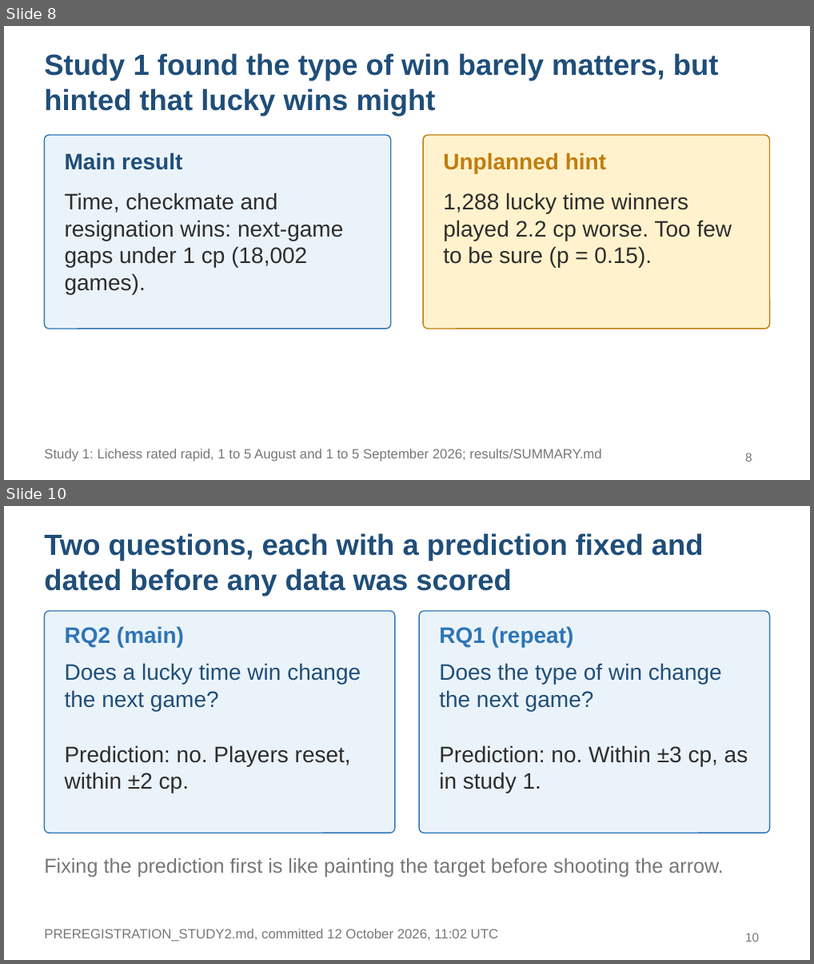
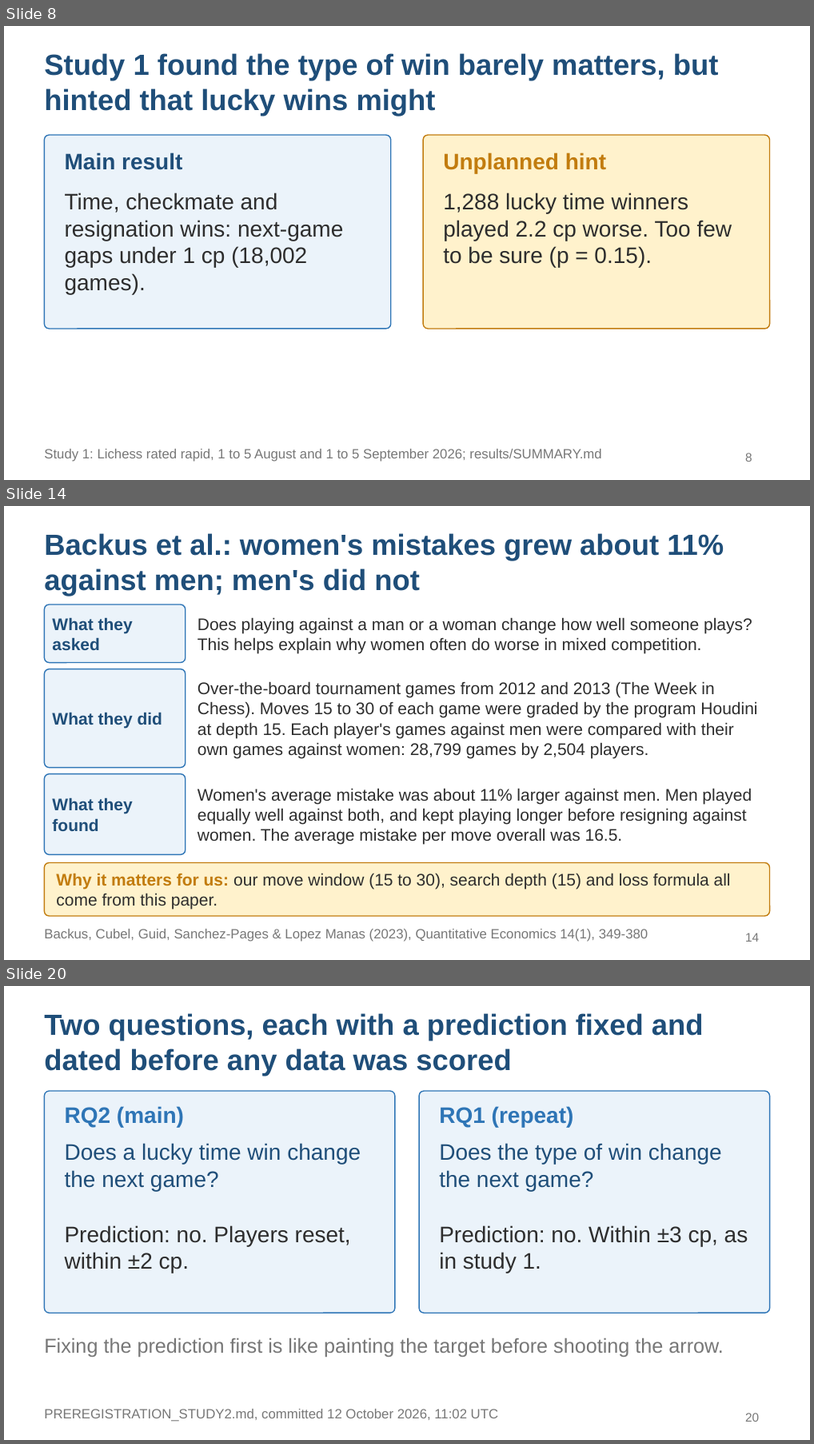
Before and after one commit to KaranaGulati/ContinuedLearningResearch, a slide deck: slides/study2-final.pptx. Shown one above the other, each under a label of ours: slides 8 and 10 before the commit, slides 8, 14 and 20 after it; the slides between them are not shown. The pictures are 814x964 and 814x1444 pixels, drawn with LibreOffice and Linux fonts; fonts in the diff are those of the drawing. Boxes give left, top, right and bottom in pixels: in the first picture for what was removed or moved away, otherwise in the second. Text is boxed around its words. In the diff, an @@ line names an element or a change of style, - is before the commit and + after.

```diff
--- a/slides/study2-final.pptx
+++ b/slides/study2-final.pptx
@@ slide 14 added at box(4, 506, 810, 960), background #FFFFFF @@
@@ title added at box(44, 533, 724, 596), 26 pt, text #1F4E79, bold @@
+Backus et al.: women's mistakes grew about 11% against men; men's did not
@@ rounded rectangle added at box(44, 604, 186, 663), fill #EBF3FA, outline #2E75B6 1 pt @@
@@ text added at box(52, 617, 133, 650), 15 pt, text #1F4E79, bold @@
+What they asked
@@ text added at box(198, 617, 753, 653), 15 pt, text #2D2D2D @@
+Does playing against a man or a woman change how well someone plays? This helps explain why women often do worse in mixed competition.
@@ rounded rectangle added at box(44, 669, 186, 768), fill #EBF3FA, outline #2E75B6 1 pt @@
@@ text added at box(198, 681, 758, 758), 15 pt, text #2D2D2D @@
+Over-the-board tournament games from 2012 and 2013 (The Week in Chess). Moves 15 to 30 of each game were graded by the program Houdini at depth 15. Each player's games against men were compared with their own games against women: 28,799 games by 2,504 players.
@@ text added at box(52, 712, 162, 728), 15 pt, text #1F4E79, bold @@
+What they did
@@ rounded rectangle added at box(44, 774, 186, 854), fill #EBF3FA, outline #2E75B6 1 pt @@
@@ text added at box(198, 788, 752, 844), 15 pt, text #2D2D2D @@
+Women's average mistake was about 11% larger against men. Men played equally well against both, and kept playing longer before resigning against women. The average mistake per move overall was 16.5.
@@ text added at box(52, 797, 133, 831), 15 pt, text #1F4E79, bold @@
+What they found
@@ rounded rectangle added at box(44, 863, 770, 916), fill #FFF2CC, outline #C27C0E 1 pt @@
@@ text added at box(56, 872, 731, 909), 15 pt, text #2D2D2D @@
+Why it matters for us: our move window (15 to 30), search depth (15) and loss formula all come from this paper.
@@ text added at box(44, 928, 649, 941), 12 pt, text #777777 @@
+Backus, Cubel, Guid, Sanchez-Pages & Lopez Manas (2023), Quantitative Economics 14(1), 349-380
@@ page number added at box(746, 932, 759, 941), 11 pt, text #777777 @@
+14
@@ what was slide 10 is now slide 20 @@
@@ page number at box(746, 1412, 759, 1421): text changed @@
-10
+20
```
Also in this commit, not shown: 6 slides changed, 9 other slides added, 2 other files.
